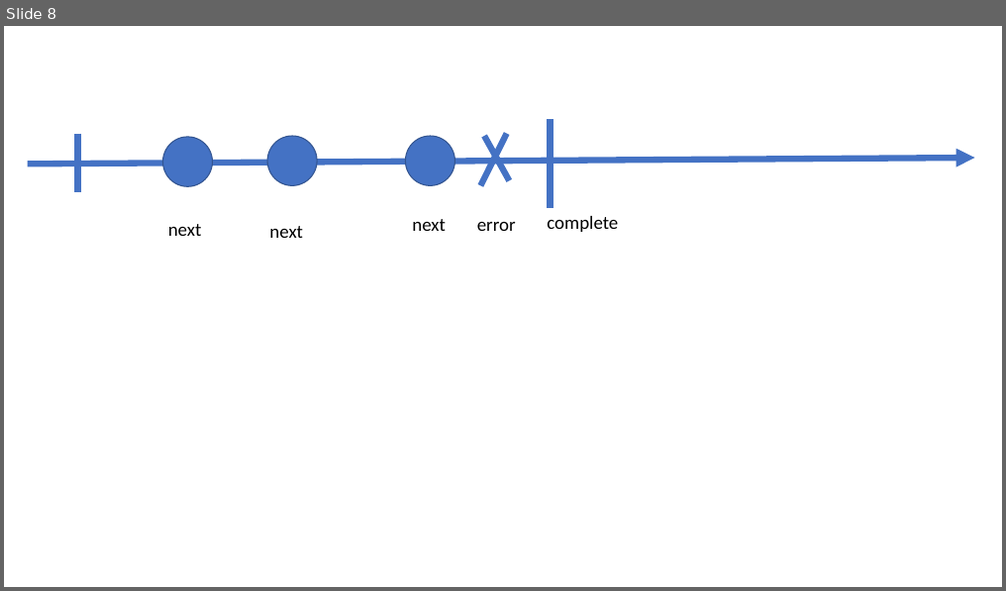
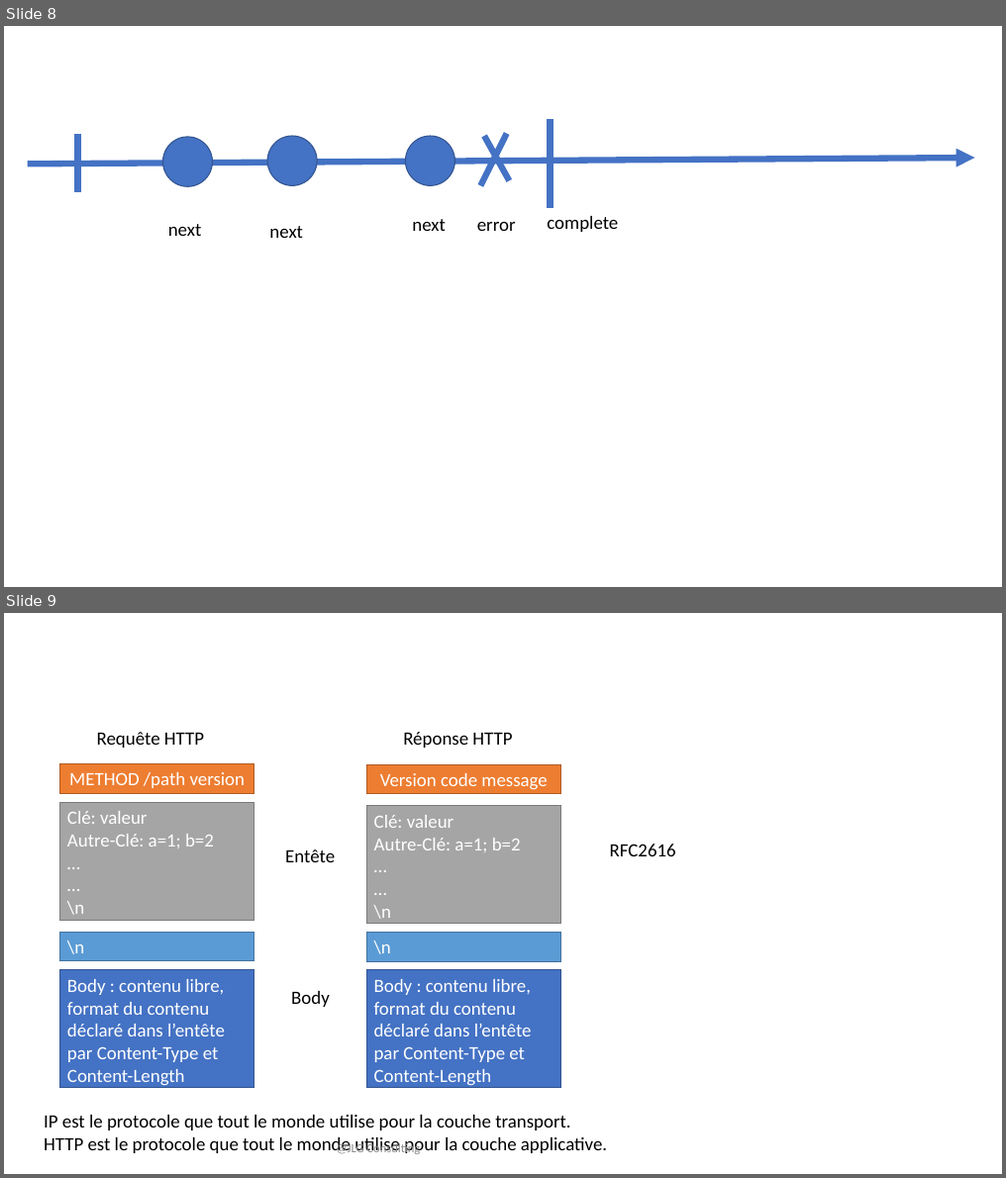
Before and after one commit to jlg-formation/njs-dec-2020, a slide deck: notes.pptx. Shown one above the other, each under a label of ours: slide 8 before the commit, slides 8 and 9 after it. The pictures are 1006x591 and 1006x1178 pixels, drawn with LibreOffice and Linux fonts; fonts in the diff are those of the drawing. Boxes give left, top, right and bottom in pixels: in the first picture for what was removed or moved away, otherwise in the second. Text is boxed around its words. In the diff, an @@ line names an element or a change of style, - is before the commit and + after.

Commit message:
last version of powerpoint

```diff
--- a/notes.pptx
+++ b/notes.pptx
@@ slide 9 added at [4, 613, 1002, 1174], background #FFFFFF @@
@@ text added at [97, 732, 204, 748], 18 pt, text #000000 @@
+Requête HTTP
@@ text added at [403, 732, 512, 748], 18 pt, text #000000 @@
+Réponse HTTP
@@ rectangle added at [60, 764, 254, 793], fill #ED7D31, outline #AF5C24 1 pt, 18 pt, text #FFFFFF @@
+METHOD /path version
@@ rectangle added at [366, 765, 561, 794], fill #ED7D31, outline #AF5C24 1 pt, 18 pt, text #FFFFFF @@
+Version code message
@@ rectangle added at [60, 802, 254, 920], fill #A5A5A5, outline #7A7A7A 1 pt, 18 pt, text #FFFFFF @@
+Clé: valeur
+Autre-Clé: a=1; b=2
+…
+…
+\n
@@ rectangle added at [366, 806, 561, 924], fill #A5A5A5, outline #7A7A7A 1 pt, 18 pt, text #FFFFFF @@
+Clé: valeur
+Autre-Clé: a=1; b=2
+…
+…
+\n
@@ text added at [285, 850, 335, 862], 18 pt, text #000000 @@
+Entête
@@ text added at [610, 844, 676, 857], 18 pt, text #000000 @@
+RFC2616
@@ rectangle added at [60, 932, 254, 961], fill #5B9BD5, outline #43739E 1 pt, 18 pt, text #FFFFFF @@
+\n
@@ rectangle added at [366, 933, 561, 961], fill #5B9BD5, outline #43739E 1 pt, 18 pt, text #FFFFFF @@
+\n
@@ rectangle added at [60, 970, 254, 1087], fill #4472C4, outline #325491 1 pt, 18 pt, text #FFFFFF @@
+Body : contenu libre, format du contenu déclaré dans l’entête par Content-Type et Content-Length
@@ text added at [291, 991, 330, 1007], 18 pt, text #000000 @@
+Body
@@ rectangle added at [366, 970, 561, 1087], fill #4472C4, outline #325491 1 pt, 18 pt, text #FFFFFF @@
+Body : contenu libre, format du contenu déclaré dans l’entête par Content-Type et Content-Length
@@ text added at [44, 1115, 607, 1155], 18 pt, text #000000 @@
+IP est le protocole que tout le monde utilise pour la couche transport.
+HTTP est le protocole que tout le monde utilise pour la couche applicative.
@@ text added at [336, 1143, 420, 1155], 12 pt, text #8C8C8C @@
+@JLG Consulting
```
Also in this commit, not shown: 1 slide changed.
